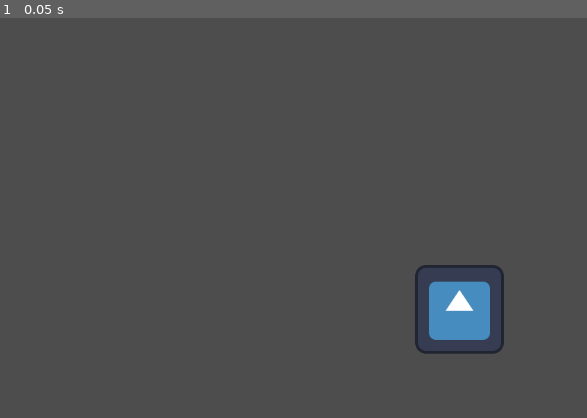
Above: before the commit, frame 1.
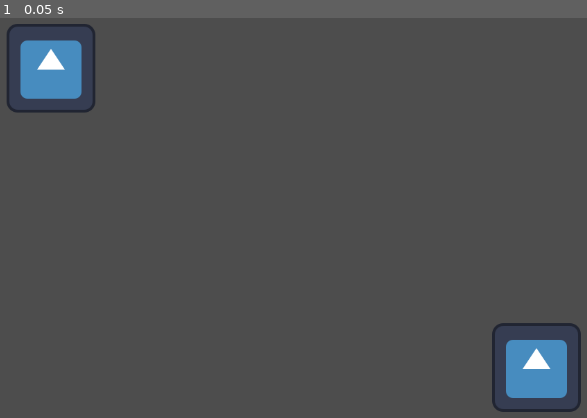
Above: after the commit, the same moment.

Repository: mir4na/testing
Game: Godot game, scene res://world.tscn
Two runs of this game, one before a commit and one after it. Both use one fixed random seed, a clock stepped at 60 frames per second and the inputs below. The project has no main scene, so this scene is started directly. The engine's default icon, where the game draws it, is replaced by a stand-in: a white triangle on a blue panel in a dark square.
Inputs:
- Up to frame 1 (0.05 s): no input

The runs differ from the first frame. In frame 1, 5.8% of the frame differs, in the area x 1-99%, y 1-99%.

Commit message:
add player to world scene

Diff:
--- a/world.tscn
+++ b/world.tscn
@@ -1,11 +1,13 @@
 [gd_scene format=3 uid="uid://cdmooxcq5mi5q"]
 
 [ext_resource type="Texture2D" uid="uid://cuoc77romff78" path="res://icon.svg" id="1_f3sb7"]
+[ext_resource type="PackedScene" uid="uid://dydy08duw2lhf" path="res://player.tscn" id="2_fj7yv"]
 
 [sub_resource type="RectangleShape2D" id="RectangleShape2D_fj7yv"]
 size = Vector2(115.5, 123.5)
 
 [node name="World" type="Node2D" unique_id=1692150359]
+position = Vector2(111, 84)
 
 [node name="StaticBody2D" type="StaticBody2D" parent="." unique_id=1837447896]
 
@@ -16,3 +18,5 @@
 [node name="CollisionShape2D" type="CollisionShape2D" parent="StaticBody2D" unique_id=379867541]
 position = Vector2(705.25, 430.25)
 shape = SubResource("RectangleShape2D_fj7yv")
+
+[node name="Player" parent="." unique_id=1416762119 instance=ExtResource("2_fj7yv")]
